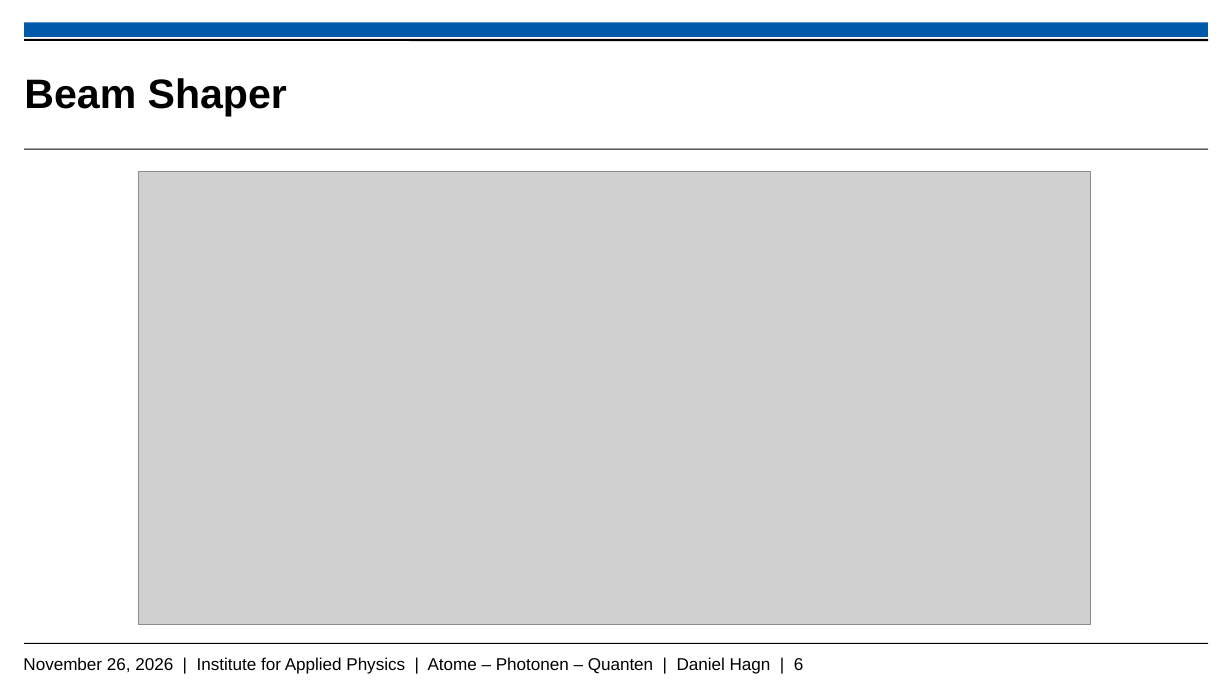
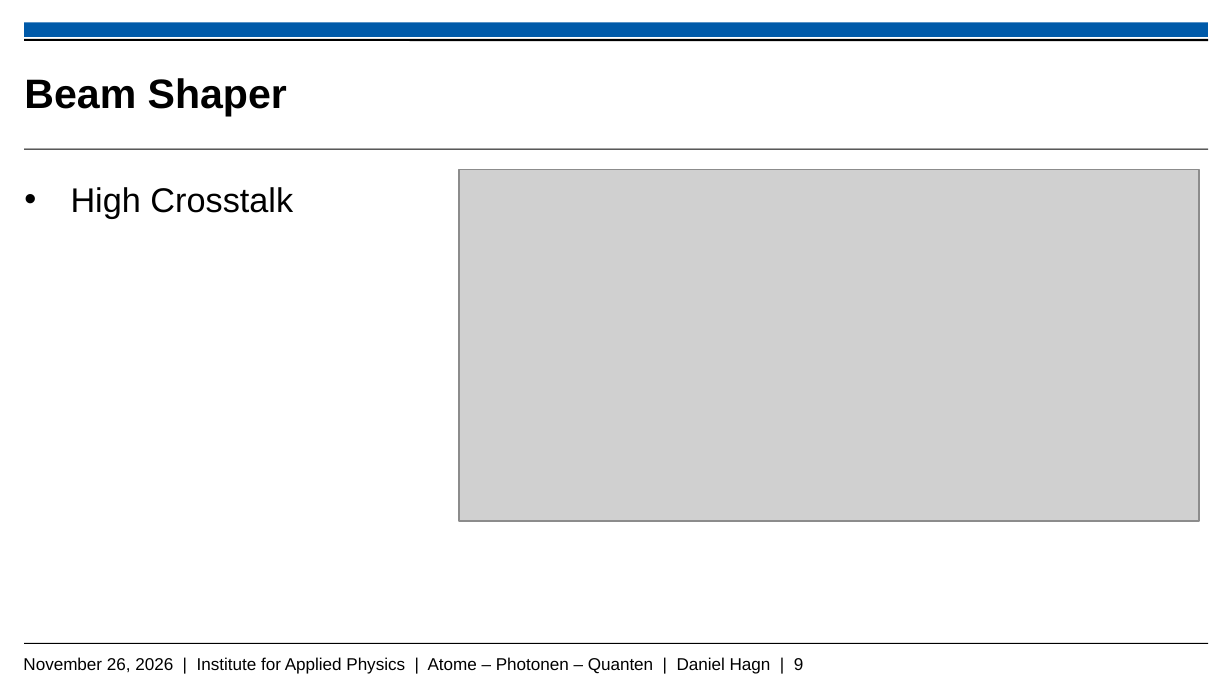
Before and after one commit to Daniel-Hagn-physik/Masterthesis_Backup, a slide deck: slide 9 of Hagn_Daniel_Mastervortrag.pptx (slide 6 before the commit). Drawn at 1232x693 pixels with LibreOffice and Linux fonts; fonts in the diff are those of the drawing; grey boxes stand for pictures; background and template pictures are left out. Boxes give left, top, right and bottom in pixels: in the first picture for what was removed or moved away, otherwise in the second. Text is boxed around its words. In the diff, an @@ line names an element or a change of style, - is before the commit and + after.

```diff
--- a/Hagn_Daniel_Mastervortrag.pptx
+++ b/Hagn_Daniel_Mastervortrag.pptx
@@ picture: place and size @@
-picture at box(138, 172, 1090, 625)
+picture at box(460, 170, 1200, 521)
@@ text added at box(71, 187, 293, 218), 20 pt, text #000000 @@
+• High Crosstalk
@@ text at box(23, 657, 804, 674): text changed @@
-November 26, 2026 | Institute for Applied Physics | Atome – Photonen – Quanten | Daniel Hagn | 6
+November 26, 2026 | Institute for Applied Physics | Atome – Photonen – Quanten | Daniel Hagn | 9
```
Also in this commit, not shown: 11 other slides changed, 10 slides added, 5 other files.
